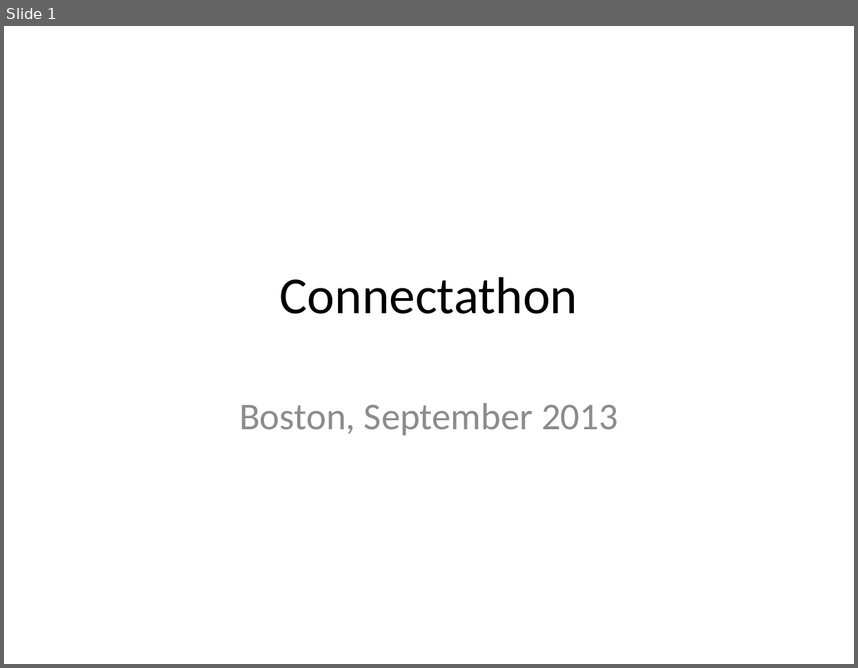
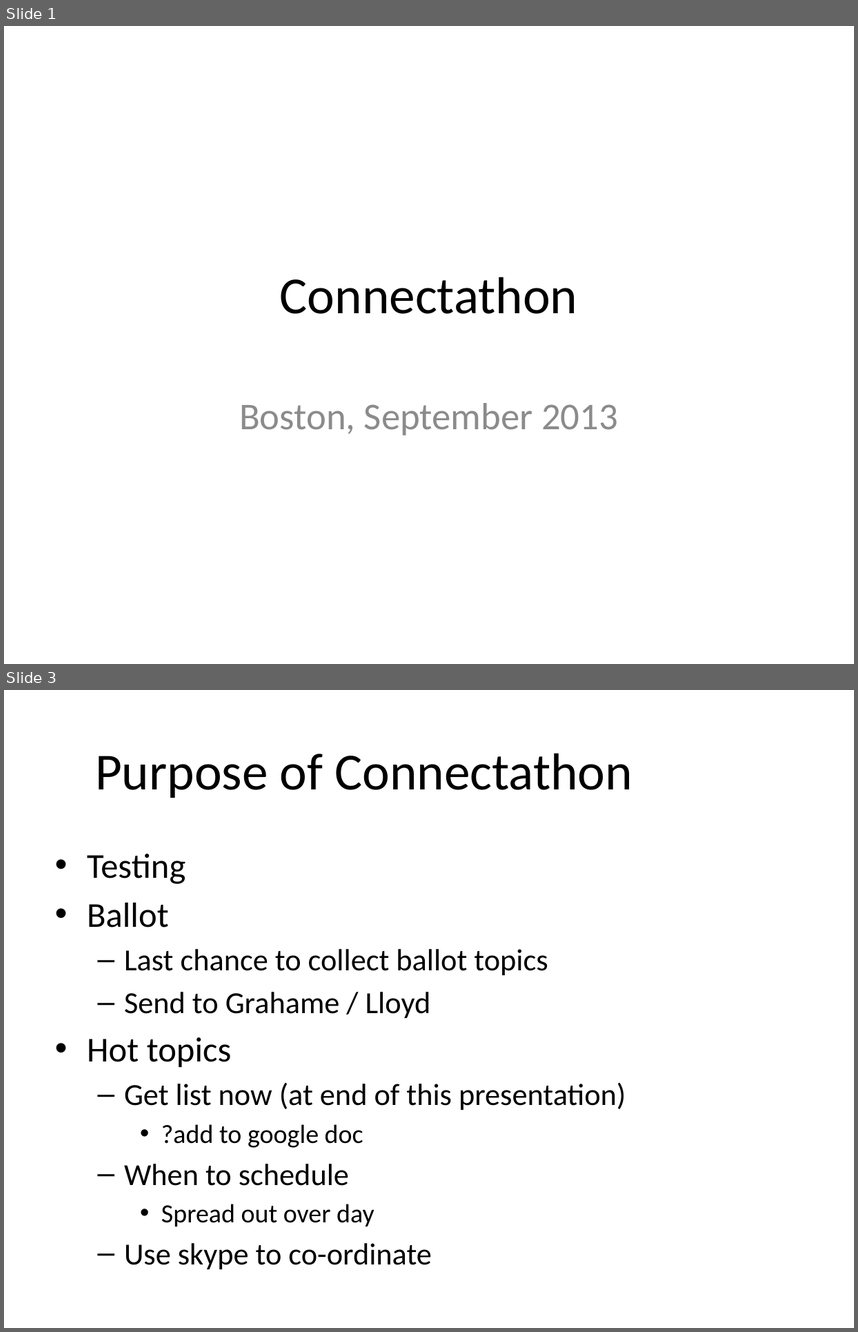
Before and after one commit to vista-novo/fhir, a slide deck: connectathons/Boston2013/Introduction.pptx. Shown one above the other, each under a label of ours: slide 1 before the commit, slides 1 and 3 after it; the slides between them are not shown. The pictures are 858x668 and 858x1332 pixels, drawn with LibreOffice and Linux fonts; fonts in the diff are those of the drawing; background and template pictures are left out. Boxes give left, top, right and bottom in pixels: in the first picture for what was removed or moved away, otherwise in the second. Text is boxed around its words. In the diff, an @@ line names an element or a change of style, - is before the commit and + after.

```diff
--- a/connectathons/Boston2013/Introduction.pptx
+++ b/connectathons/Boston2013/Introduction.pptx
@@ slide 3 added at box(4, 690, 854, 1328), background #FFFFFF @@
@@ title added at box(95, 753, 633, 798), 44 pt, text #000000 @@
+Purpose of Connectathon
@@ text added at box(87, 854, 626, 1269), 25.9 pt, text #000000 @@
+• Testing
+• Ballot
+  – Last chance to collect ballot topics
+  – Send to Grahame / Lloyd
+• Hot topics
+  – Get list now (at end of this presentation)
+    • ?add to google doc
+  – When to schedule
+    • Spread out over day
+  – Use skype to co-ordinate
```
Also in this commit, not shown: 6 slides changed, 1 other slide added.
